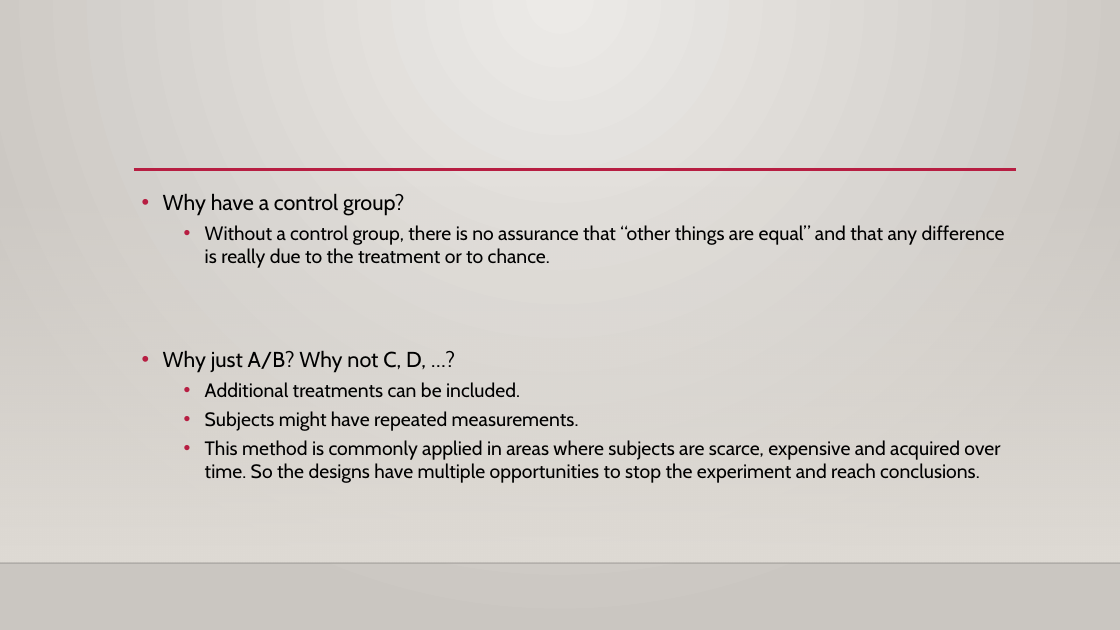
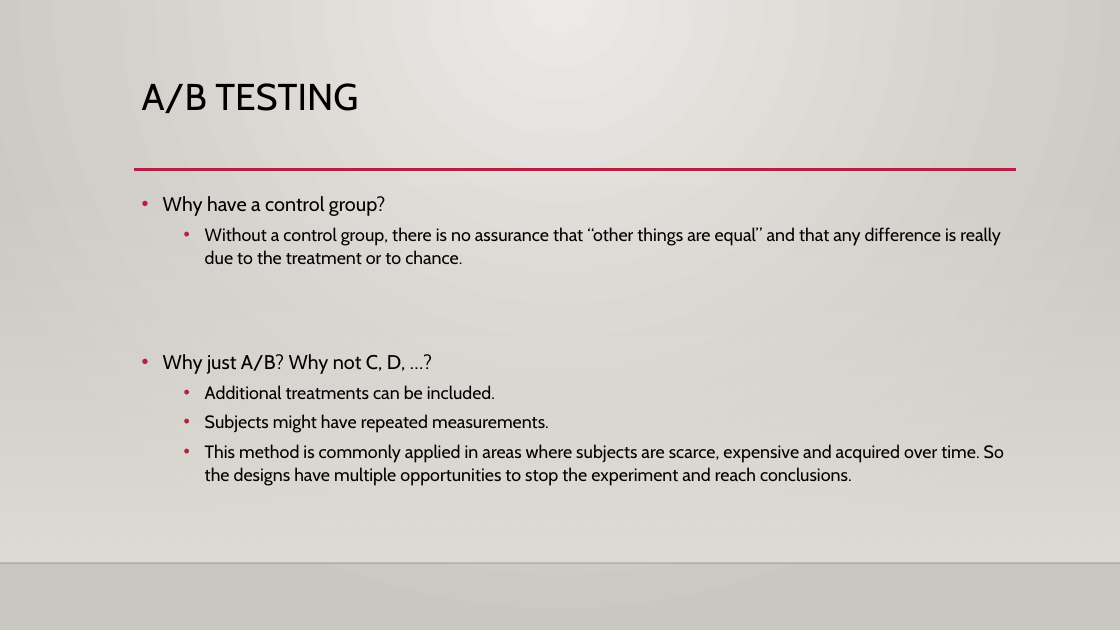
Before and after one commit to AdolfoCastilloC/StatisticsForDS, a slide deck: slide 8 of ppt/Practical Statistics for Data science_Chapter3.pptx. Drawn at 1120x630 pixels with LibreOffice and Linux fonts; fonts in the diff are those of the drawing; background and template pictures are left out. Boxes give left, top, right and bottom in pixels: in the first picture for what was removed or moved away, otherwise in the second. Text is boxed around its words. In the diff, an @@ line names an element or a change of style, - is before the commit and + after.

```diff
--- a/ppt/Practical Statistics for Data science_Chapter3.pptx
+++ b/ppt/Practical Statistics for Data science_Chapter3.pptx
@@ title added at (x1=142, y1=83, x2=358, y2=113), 32 pt, text #000000 @@
+A/B TESTING
@@ text "Why have a control group?" at (x1=163, y1=196, x2=1004, y2=486): size 18.5 to 17 pt in "Why have a control group?", "Why just A/B? Why not C, D, ..."; size 16.6 to 15.3 pt in "Without a control group, there is no ...", "Additional treatments can be included.", "Subjects might have repeated measurements.", "This method is commonly applied in areas ..."; line spacing 1 to 1.1 @@
```
Also in this commit, not shown: 5 other slides changed.
